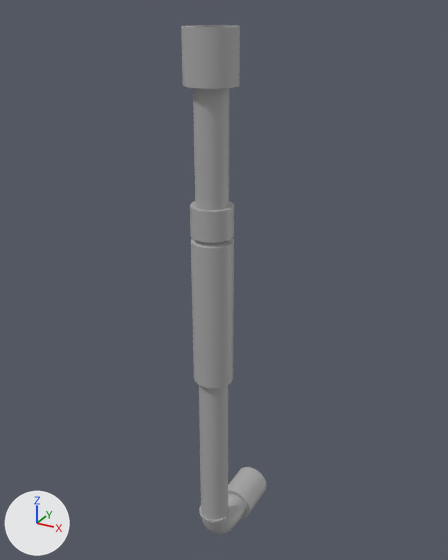
The FBX model Assets/Model/New Props/Corridor/Pipes/Pipe_Vertical_Small_3.fbx, before and after one commit.
The view is the same before and after, from a 50 mm lens placed at (38.64, -62.42, -3.63), pointed at (37.45, -60.24, -4.72). Lighting does not change. The marker at lower left points along +X, +Y and +Z. Where no turn or scale is listed for an object, it has been applied to the vertices.

Names of what the first picture shows: 'Pipe_Vertical_Small_7'.
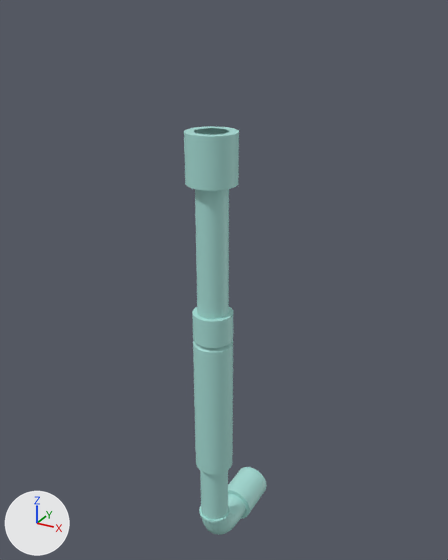
The newer file is also turned or shifted as a whole; pictures and numbers use the older file's frame.

Where the change shows, as pixel boxes [x1, y1, x2, y2] in the pictures (448 x 560 px; the box of a moved part takes in the faces that stretch with it):
'Pipe_Vertical_Small_7', reshaped (20% shorter)
    before: [181, 25, 267, 535]
    after: [184, 126, 267, 535]
part 1 of me_mesh, moved or reshaped
    before: [190, 201, 234, 520]
    after: [192, 307, 233, 520]
part 2 of me_mesh, moved or reshaped
    before: [181, 25, 240, 210]
    after: [184, 126, 239, 319]
part 3 of me_mesh, recoloured (grey to cyan)
    both: [199, 467, 267, 535]

Diff of the bpy script that builds the scene:
```diff
--- a/Assets/Model/New Props/Corridor/Pipes/Pipe_Vertical_Small_3.fbx.py
+++ b/Assets/Model/New Props/Corridor/Pipes/Pipe_Vertical_Small_3.fbx.py
@@ mat_pipe_vertical_mtr @@
+mat_pipe_vertical_mtr = principled_material('Pipe_Vertical_Mtr')
+mat_pipe_vertical_mtr.base_color = (0.39, 0.734, 0.68)  # cyan #a8ded7
@@ me_mesh @@
 # used by ob_pipe_vertical_small_7; location = (37.506, -60.035, -5.966)
-me_mesh.from_pydata(...)  # 500 vertices, 480 faces; spans x -0.1..0.1, y -0.51..0.0, z -0.09..2.28
+me_mesh.from_pydata(...)  # 500 vertices, 480 faces; spans x -0.1..0.1, y -0.51..0.0, z -0.09..1.92
+# me_mesh part 1: all 160 vertices in x -0.08..0.08, y -0.49..-0.32, z 0.86..1.65 are moved by (0.0, 0.0, -0.45)
+# me_mesh part 2: all 80 vertices in x -0.1..0.1, y -0.51..-0.31, z 2.08..2.28 are moved by (0.0, 0.0, -0.35)
+# me_mesh part 3: 480 faces spanning x -0.1..0.1, y -0.51..0.0, z -0.09..1.92 switch from mat_standardsurface1 (grey #aaaaaa) to mat_pipe_vertical_mtr (cyan #a8ded7)
```
